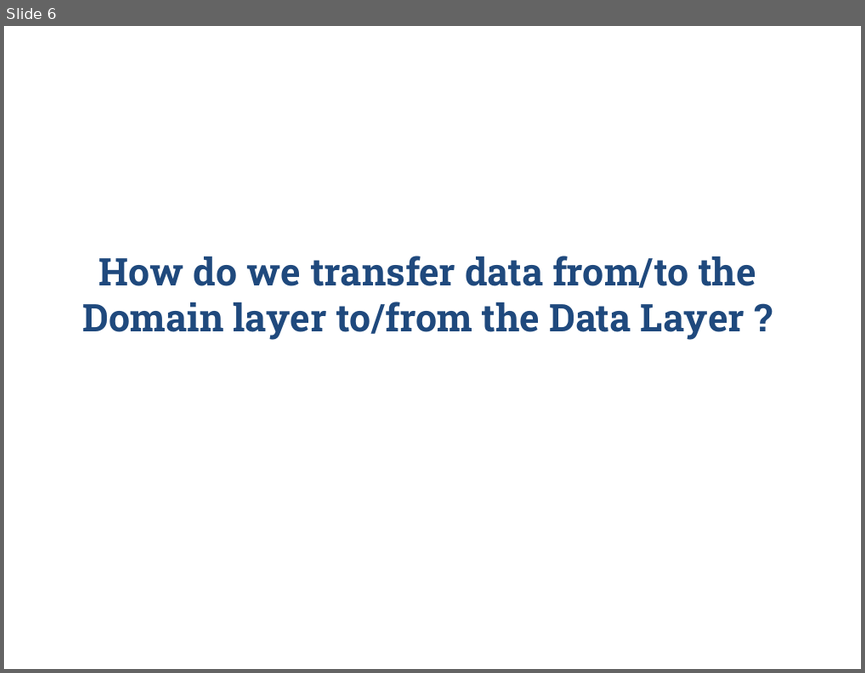
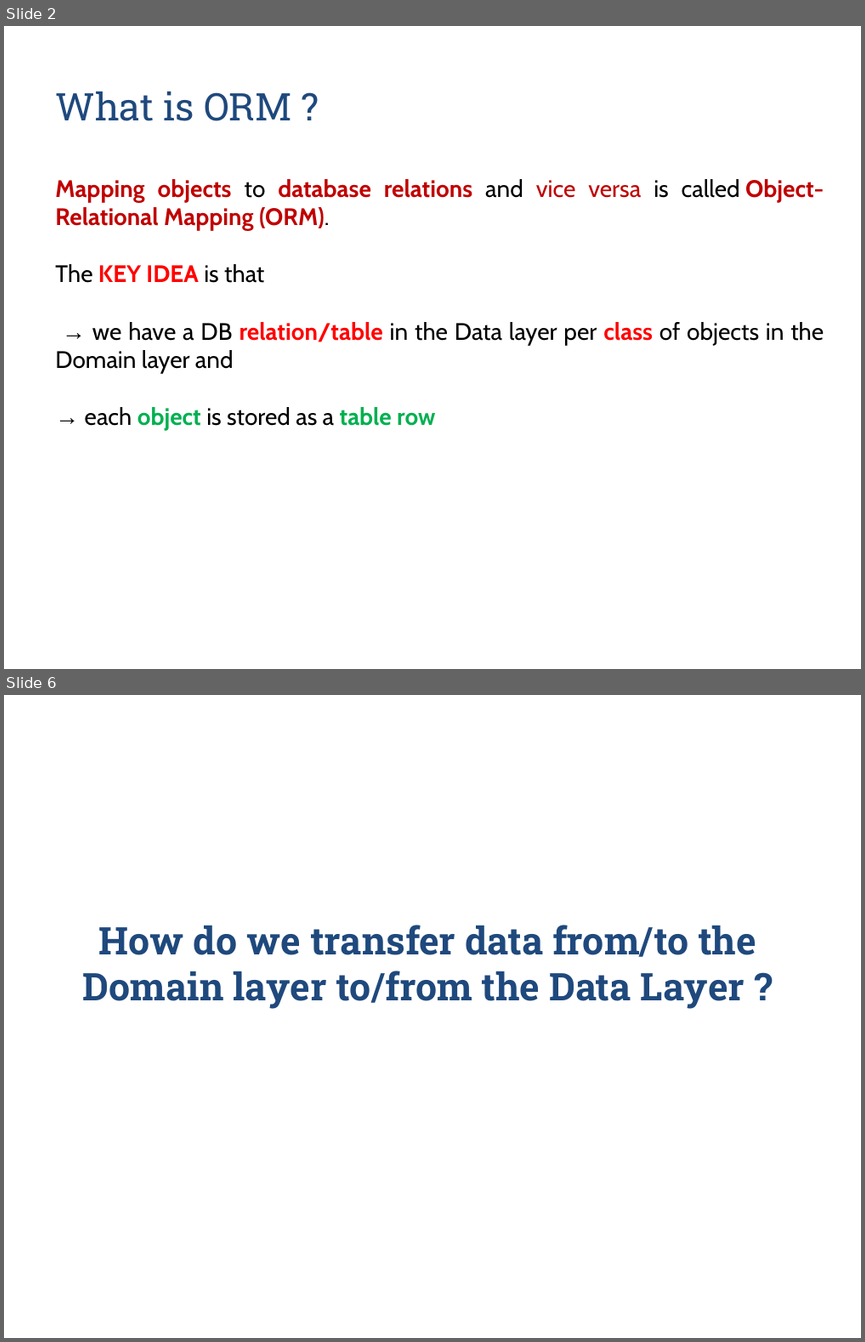
Before and after one commit to zarras/myy803-slides, a slide deck: SoftEng-Lab-JPA.ppt. Shown one above the other, each under a label of ours: slide 6 before the commit, slides 2 and 6 after it; the slides between them are not shown. The pictures are 865x673 and 865x1342 pixels, drawn with LibreOffice and Linux fonts; fonts in the diff are those of the drawing. Boxes give left, top, right and bottom in pixels: in the first picture for what was removed or moved away, otherwise in the second. Text is boxed around its words. In the diff, an @@ line names an element or a change of style, - is before the commit and + after.

```diff
--- a/SoftEng-Lab-JPA.ppt
+++ b/SoftEng-Lab-JPA.ppt
@@ slide 2 added at [4, 26, 861, 669], background #FFFFFF @@
@@ title added at [55, 91, 291, 121], 32 pt, text #1F497D @@
+What is ORM ?
@@ text added at [55, 179, 823, 431], 20 pt, text #000000 @@
+Mapping objects to database relations and vice versa is called Object-Relational Mapping (ORM).
+The KEY IDEA is that
+→ we have a DB relation/table in the Data layer per class of objects in the Domain layer and
+→ each object is stored as a table row
```
Also in this commit, not shown: 7 slides changed, 1 slide removed, 2 other files.
